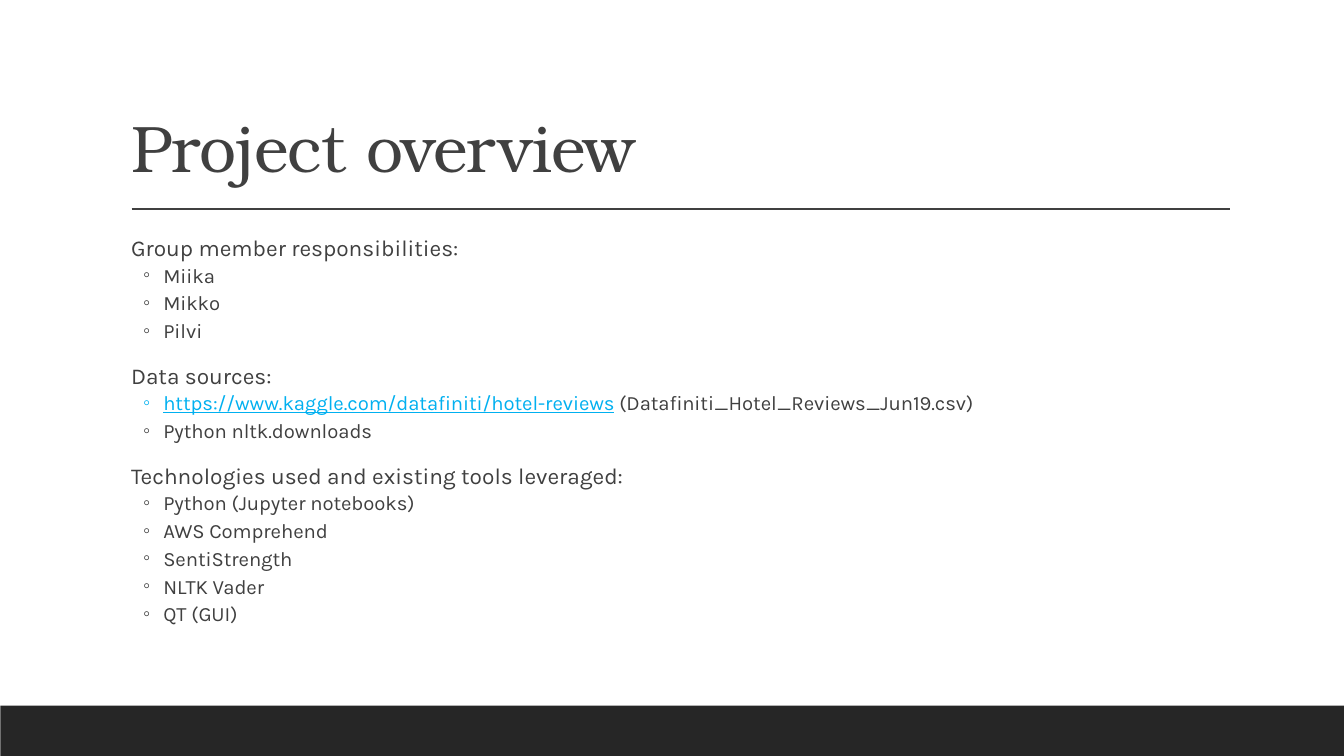
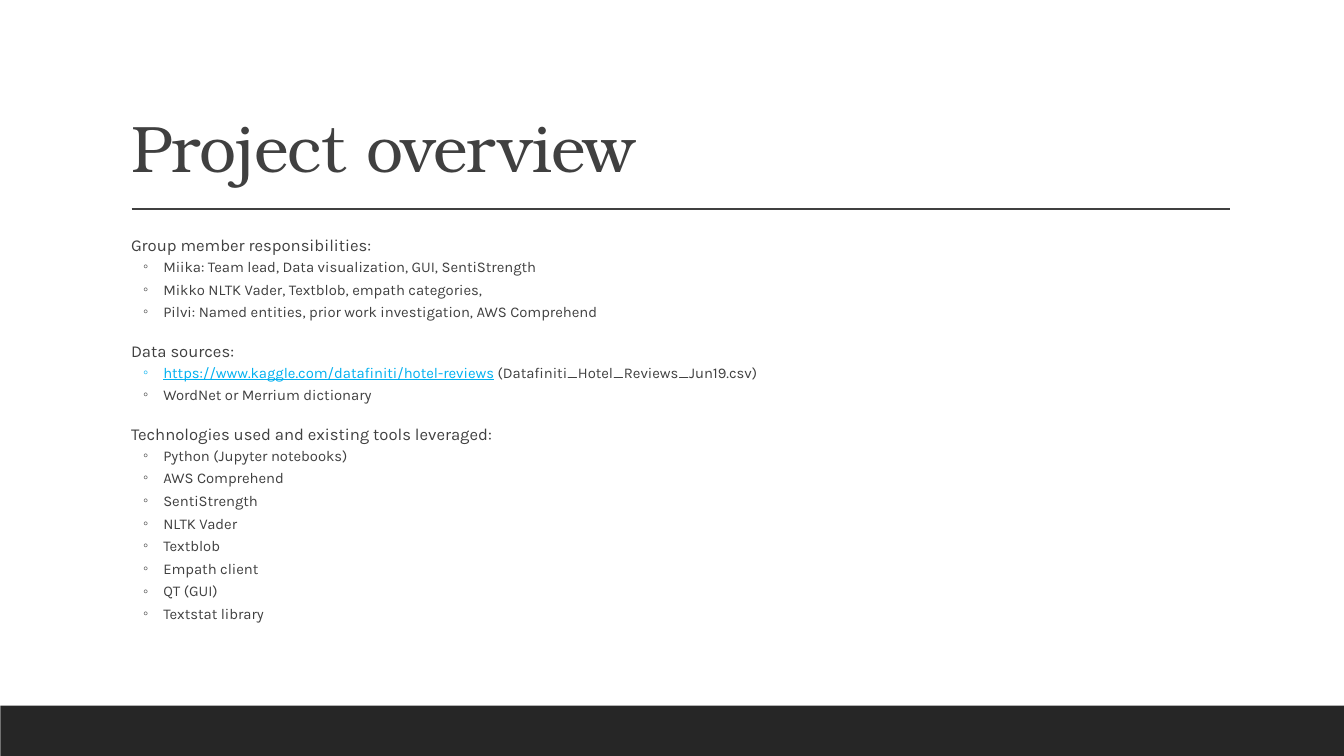
Before and after one commit to MipedD/521158S-NLP-project, a slide deck: slide 5 of NLP Project Seminar Presentation.pptx. Drawn at 1344x756 pixels with LibreOffice and Linux fonts; fonts in the diff are those of the drawing. Boxes give left, top, right and bottom in pixels: in the first picture for what was removed or moved away, otherwise in the second. Text is boxed around its words. In the diff, an @@ line names an element or a change of style, - is before the commit and + after.

```diff
--- a/NLP Project Seminar Presentation.pptx
+++ b/NLP Project Seminar Presentation.pptx
@@ text at [131,239,758,599]: size 16.1 to 11.9 pt in "Group member responsibilities:", "Data sources:", "Technologies used and existing tools leveraged:"; size 14.4 to 10.6 pt in "https://www.kaggle.com/datafiniti/hotel-reviews (Datafiniti_ ...", "Python (Jupyter notebooks)", "AWS Comprehend", "SentiStrength" and 2 more places @@
@@ text at [163,262,597,321]: text changed; size 14.4 to 10.6 pt @@
-  ◦ Miika
-  ◦ Mikko
-  ◦ Pilvi
+  ◦ Miika: Team lead, Data visualization, GUI, SentiStrength
+  ◦ Mikko NLTK Vader, Textblob, empath categories,
+  ◦ Pilvi: Named entities, prior work investigation, AWS Comprehend
@@ text at [163,390,371,404]: text changed; size 14.4 to 10.6 pt @@
-  ◦ Python nltk.downloads
+  ◦ WordNet or Merrium dictionary
@@ text at [163,541,258,578]: paragraphs added @@
+  ◦ Textblob
+  ◦ Empath client
@@ text at [163,609,264,623]: paragraph added @@
+  ◦ Textstat library
```
Also in this commit, not shown: 5 other slides changed, 2 slides removed.
